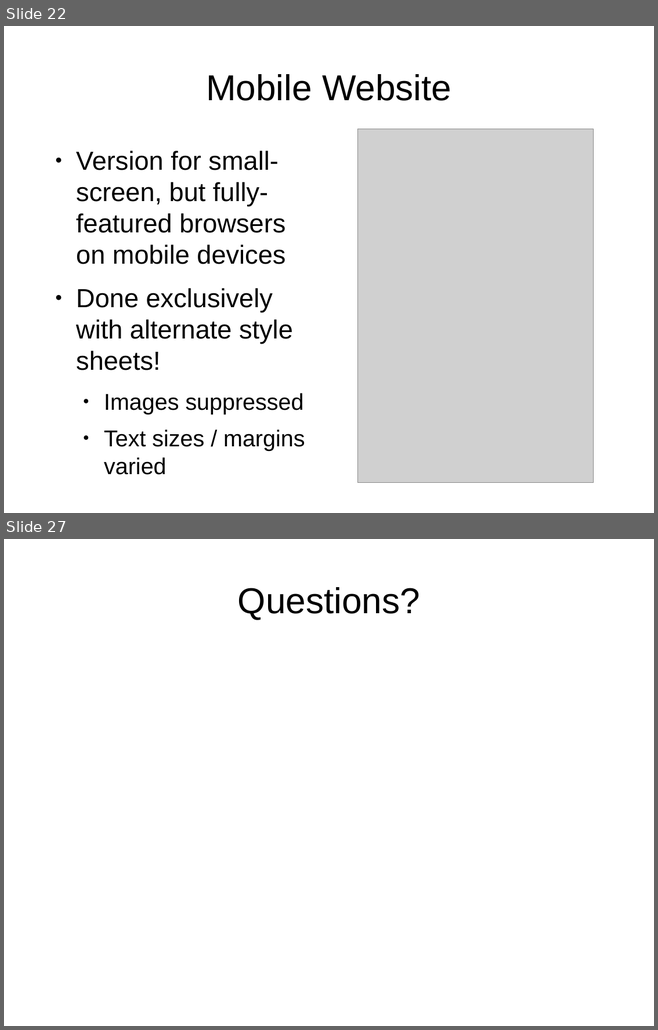
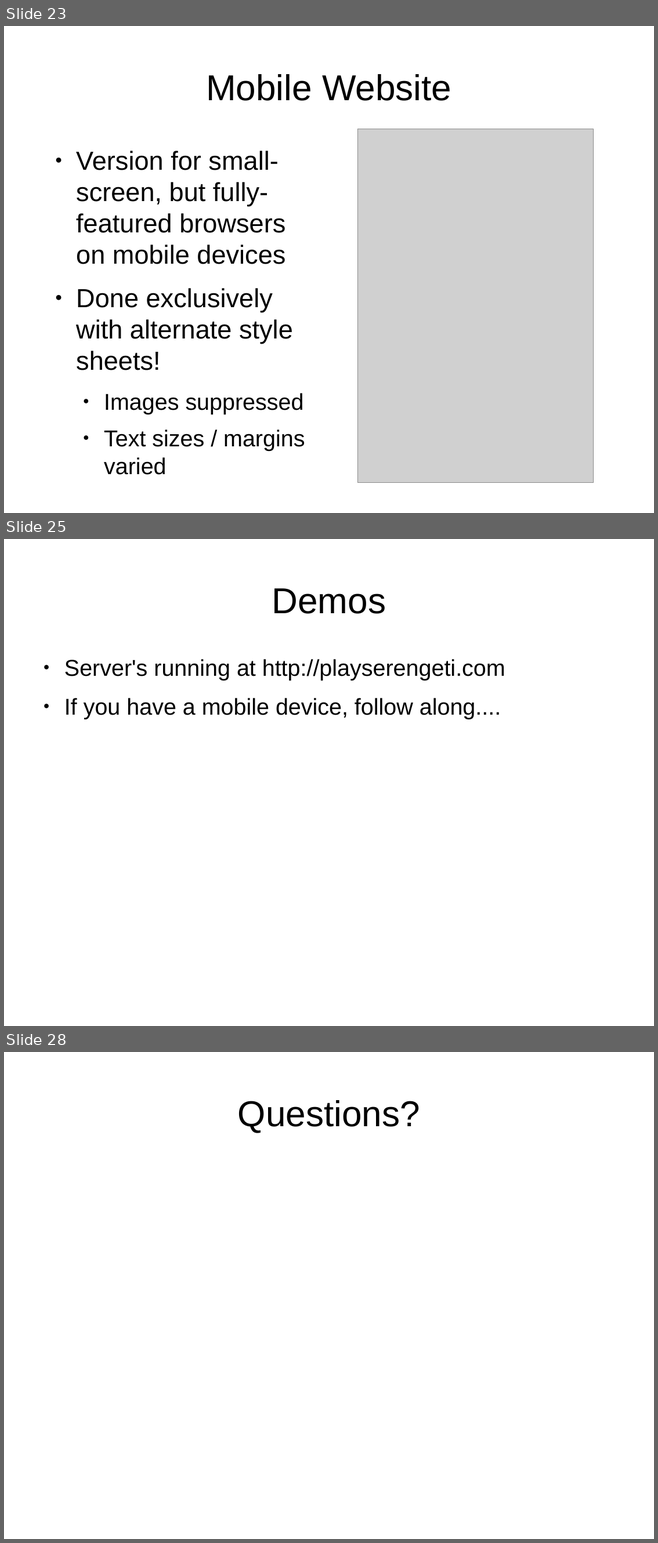
Before and after one commit to lmucs/playserengeti, a slide deck: serengeti/src/site/serengeti.odp. Shown one above the other, each under a label of ours: slides 22 and 27 before the commit, slides 23, 25 and 28 after it; the slides between them are not shown. The pictures are 658x1030 and 658x1543 pixels, drawn with LibreOffice and Linux fonts; fonts in the diff are those of the drawing; grey boxes stand for pictures. Boxes give left, top, right and bottom in pixels: in the first picture for what was removed or moved away, otherwise in the second. Text is boxed around its words. In the diff, an @@ line names an element or a change of style, - is before the commit and + after.

```diff
--- a/serengeti/src/site/serengeti.odp
+++ b/serengeti/src/site/serengeti.odp
@@ slide 25 added at (4,539,654,1026), background #FFFFFF @@
@@ title added at (272,588,386,614), 44 pt, text #000000 @@
+Demos
@@ text added at (64,659,505,719), 28 pt, text #000000 @@
+● Server's running at http://playserengeti.com
+● If you have a mobile device, follow along....
@@ what was slide 22 is now slide 23 @@
@@ what was slide 27 is now slide 28 @@
```
Also in this commit, not shown: 6 slides changed, 1 other slide added, 1 slide removed.
